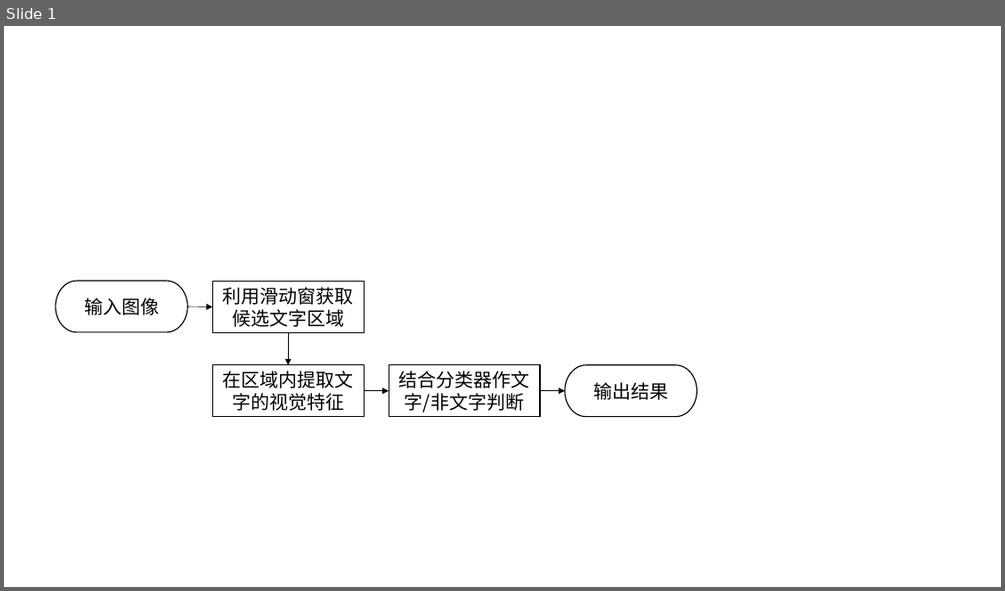
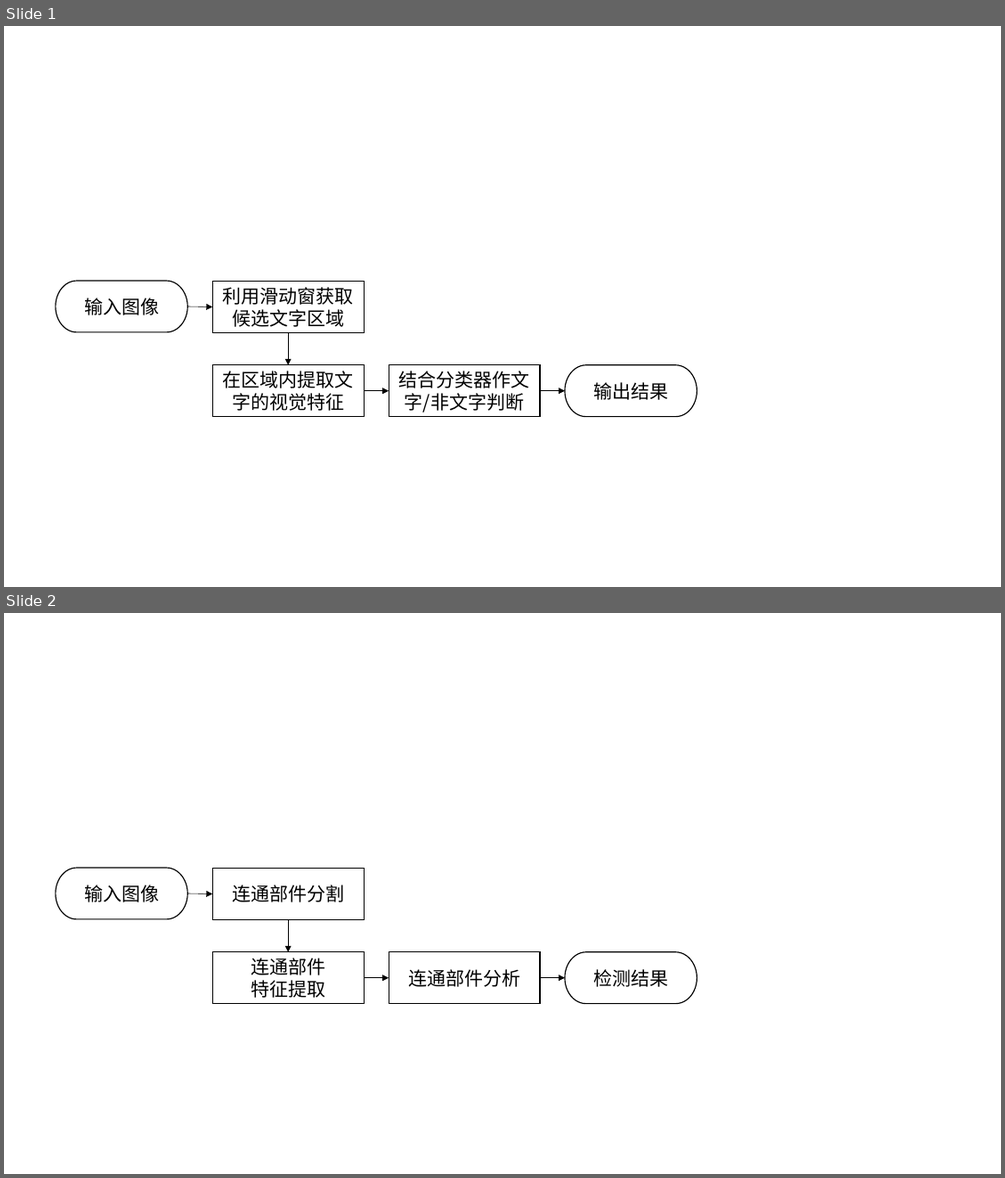
Before and after one commit to HerShawn/hershawnwork, a slide deck: material/论文相关理论与技术.pptx. Shown one above the other, each under a label of ours: slide 1 before the commit, slides 1 and 2 after it. The pictures are 1005x591 and 1005x1178 pixels, drawn with LibreOffice and Linux fonts; fonts in the diff are those of the drawing. Boxes give left, top, right and bottom in pixels: in the first picture for what was removed or moved away, otherwise in the second. Text is boxed around its words. In the diff, an @@ line names an element or a change of style, - is before the commit and + after.

```diff
--- a/material/论文相关理论与技术.pptx
+++ b/material/论文相关理论与技术.pptx
@@ slide 2 added at <box>4,613,1001,1174</box>, background #FFFFFF @@
@@ group added at <box>56,868,697,1004</box>: 4 arrows, 3 rectangles, 2 pill shapes @@
+输入图像
+检测结果
+连通部件分割
+连通部件
+特征提取
+连通部件分析
```
Also in this commit, not shown: 2 other files.
